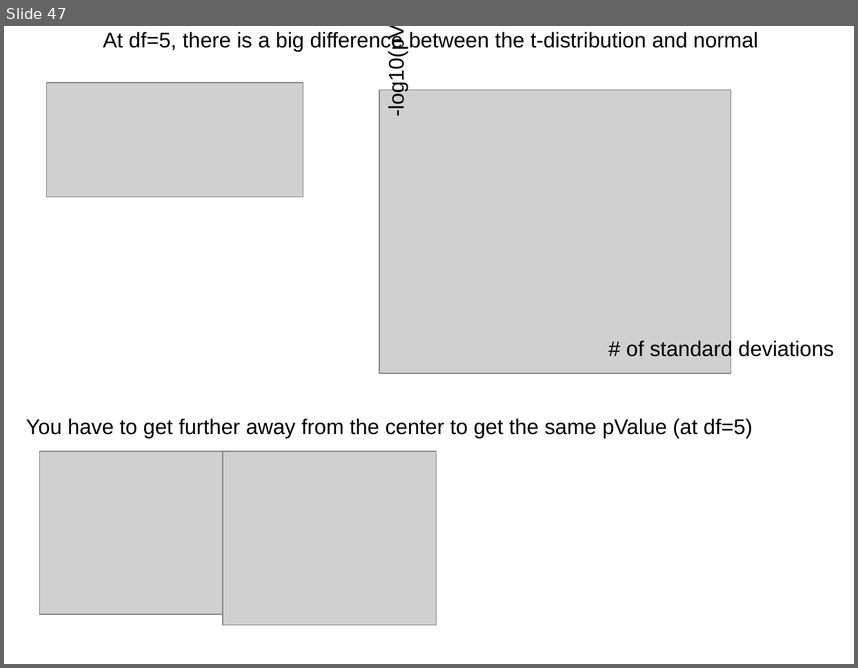
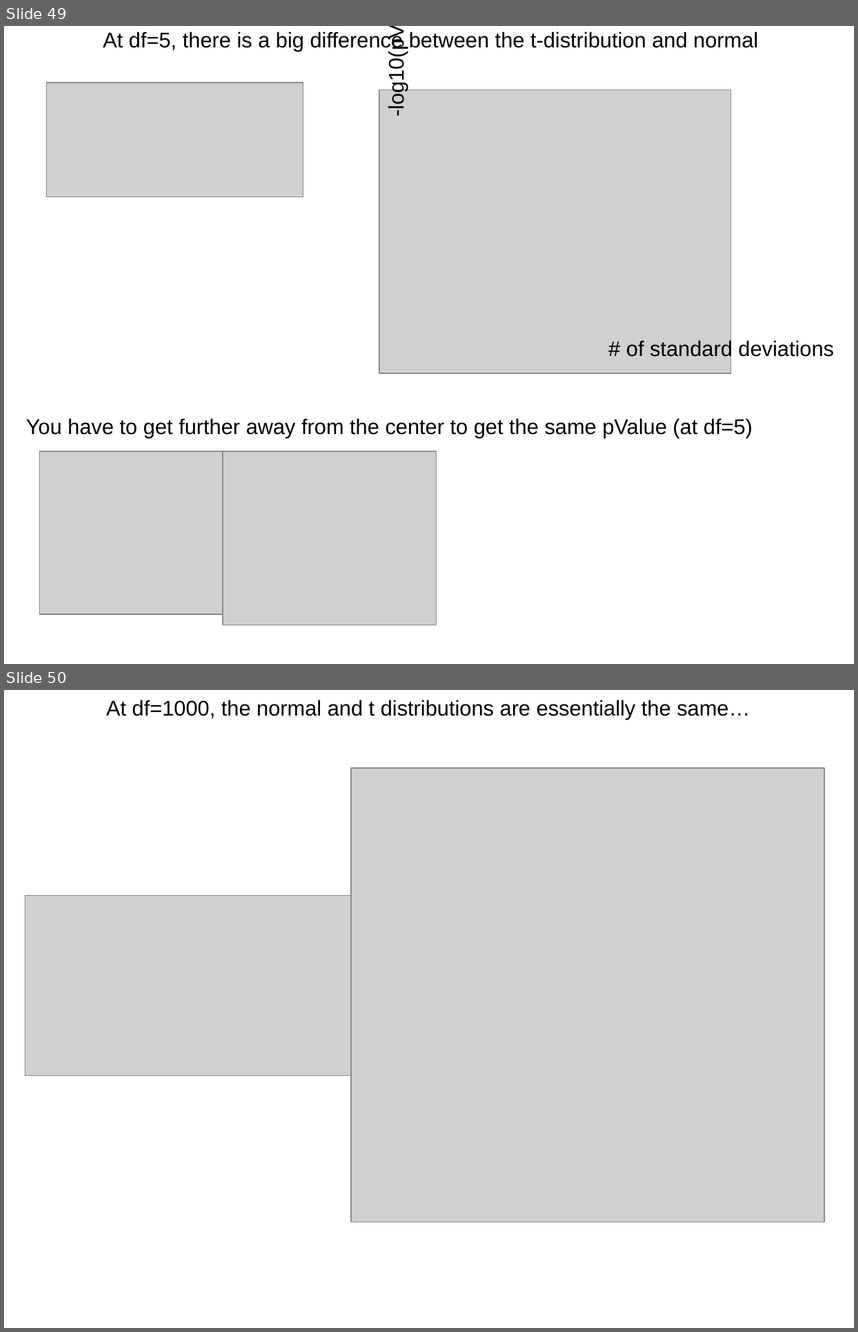
Before and after one commit to afodor/afodor.github.io, a slide deck: classes/stats2016/Lecture13.ppt. Shown one above the other, each under a label of ours: slide 47 before the commit, slides 49 and 50 after it. The pictures are 858x668 and 858x1332 pixels, drawn with LibreOffice and Linux fonts; fonts in the diff are those of the drawing; grey boxes stand for pictures. Boxes give left, top, right and bottom in pixels: in the first picture for what was removed or moved away, otherwise in the second. Text is boxed around its words. In the diff, an @@ line names an element or a change of style, - is before the commit and + after.

```diff
--- a/classes/stats2016/Lecture13.ppt
+++ b/classes/stats2016/Lecture13.ppt
@@ slide 50 added at [4, 690, 854, 1328], background #FFFFFF @@
@@ text added at [106, 700, 750, 719], 18 pt, text #000000 @@
+At df=1000, the normal and t distributions are essentially the same…
@@ picture added at [351, 768, 824, 1222] @@
@@ picture added at [25, 896, 407, 1075] @@
@@ what was slide 47 is now slide 49 @@
```
Also in this commit, not shown: 2 other slides added.
